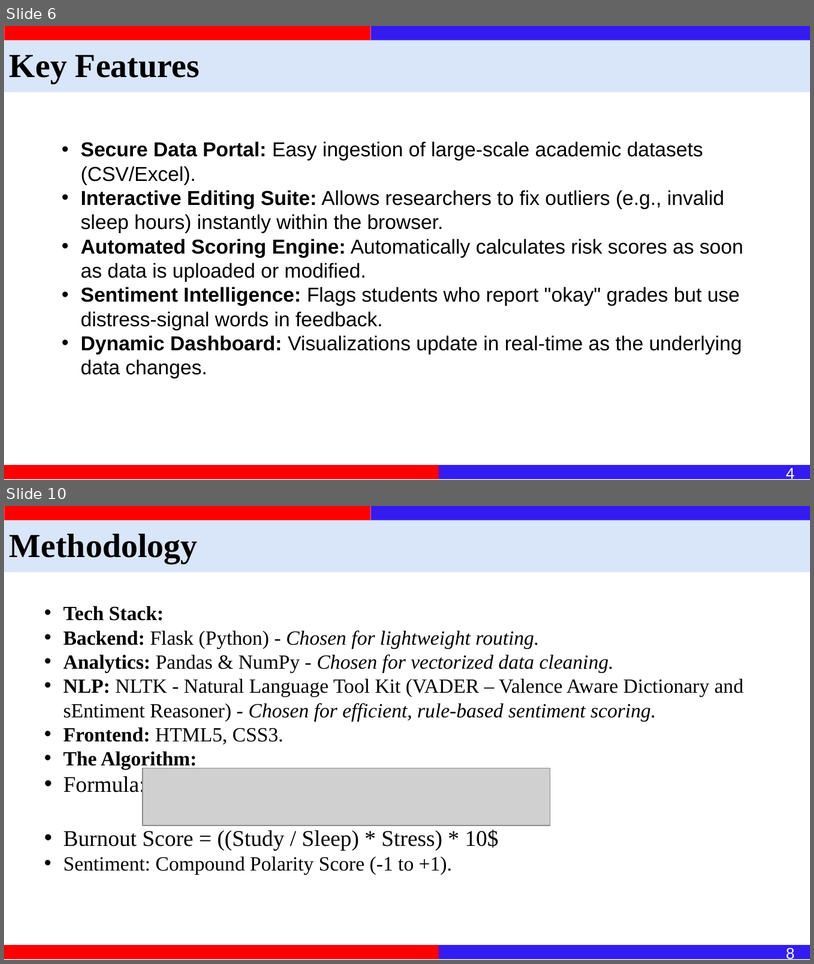
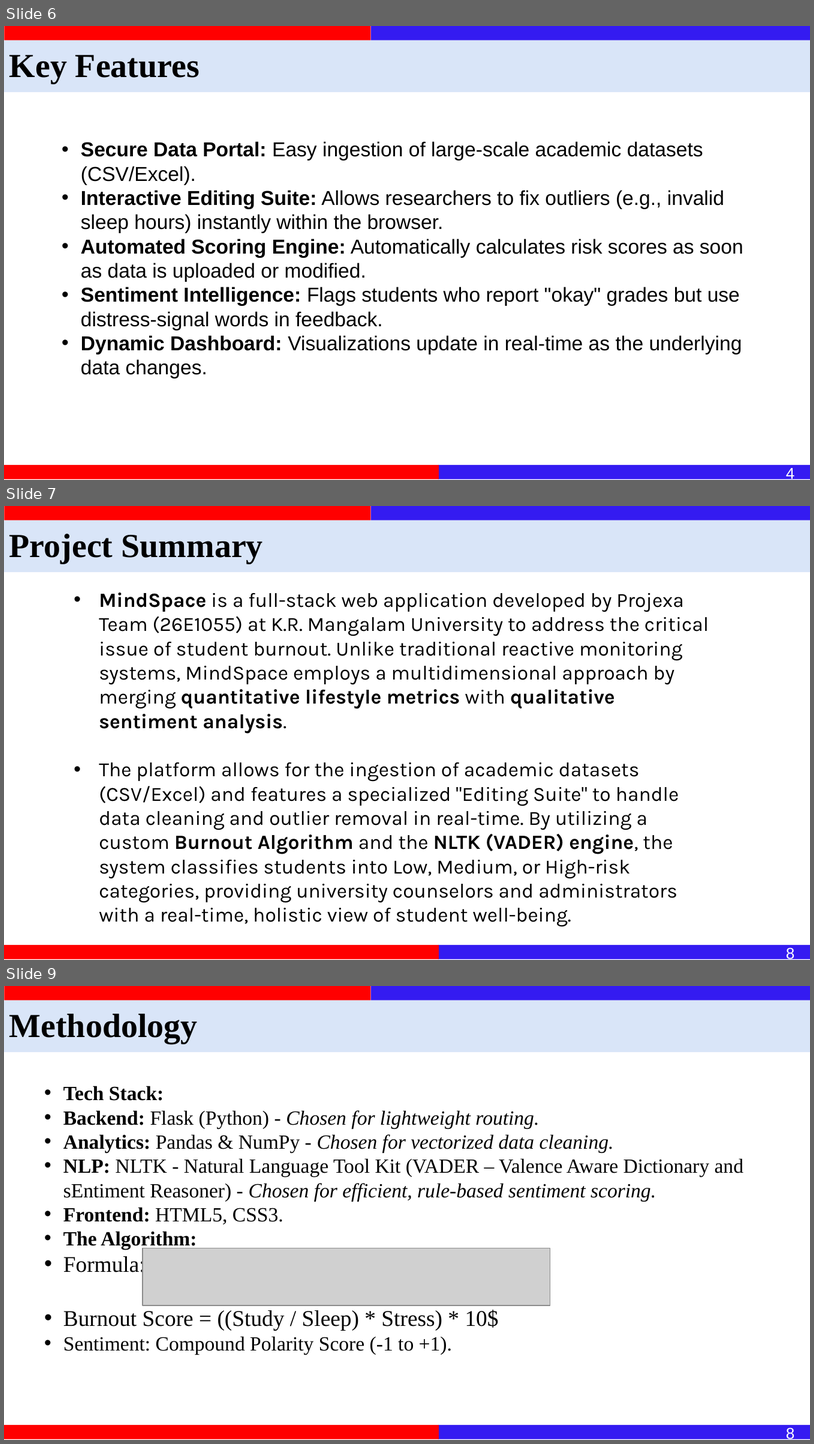
Before and after one commit to Inkesk-Dozing/MindSpace, a slide deck: documents/Minor Project Synopsis Presentation - MindSpace.pptx. Shown one above the other, each under a label of ours: slides 6 and 10 before the commit, slides 6, 7 and 9 after it; the slides between them are not shown. The pictures are 814x964 and 814x1444 pixels, drawn with LibreOffice and Linux fonts; fonts in the diff are those of the drawing; grey boxes stand for pictures. Boxes give left, top, right and bottom in pixels: in the first picture for what was removed or moved away, otherwise in the second. Text is boxed around its words. In the diff, an @@ line names an element or a change of style, - is before the commit and + after.

```diff
--- a/documents/Minor Project Synopsis Presentation - MindSpace.pptx
+++ b/documents/Minor Project Synopsis Presentation - MindSpace.pptx
@@ slide 7 added at [4, 506, 810, 960], background #FFFFFF @@
@@ rectangle added at [4, 520, 810, 572], fill #D9E5F8 @@
@@ rectangle added at [4, 506, 371, 520], fill #FF0000 @@
@@ rectangle added at [371, 506, 810, 520], fill #341BF1 @@
@@ text added at [9, 534, 263, 563], 30 pt, text #000000, bold @@
+Project Summary
@@ text added at [99, 592, 709, 927], 18 pt, text #000000 @@
+• MindSpace is a full-stack web application developed by Projexa Team (26E1055) at K.R. Mangalam University to address the critical issue of student burnout. Unlike traditional reactive monitoring systems, MindSpace employs a multidimensional approach by merging quantitative lifestyle metrics with qualitative sentiment analysis.
+• The platform allows for the ingestion of academic datasets (CSV/Excel) and features a specialized "Editing Suite" to handle data cleaning and outlier removal in real-time. By utilizing a custom Burnout Algorithm and the NLTK (VADER) engine, the system classifies students into Low, Medium, or High-risk categories, providing university counselors and administrators with a real-time, holistic view of student well-being.
@@ rectangle added at [4, 945, 438, 959], fill #FF0000 @@
@@ rectangle added at [438, 945, 810, 959], fill #341BF1 @@
@@ text added at [786, 948, 795, 960], 14 pt, text #FFFFFF @@
+8
@@ what was slide 10 is now slide 9 @@
```
Also in this commit, not shown: 2 slides changed, 3 other slides added, 4 other files.
